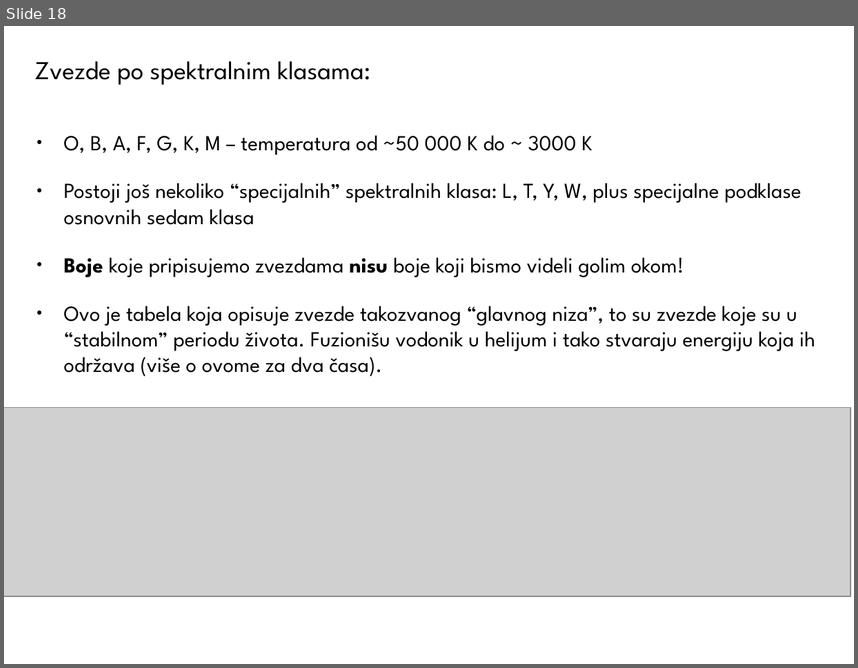
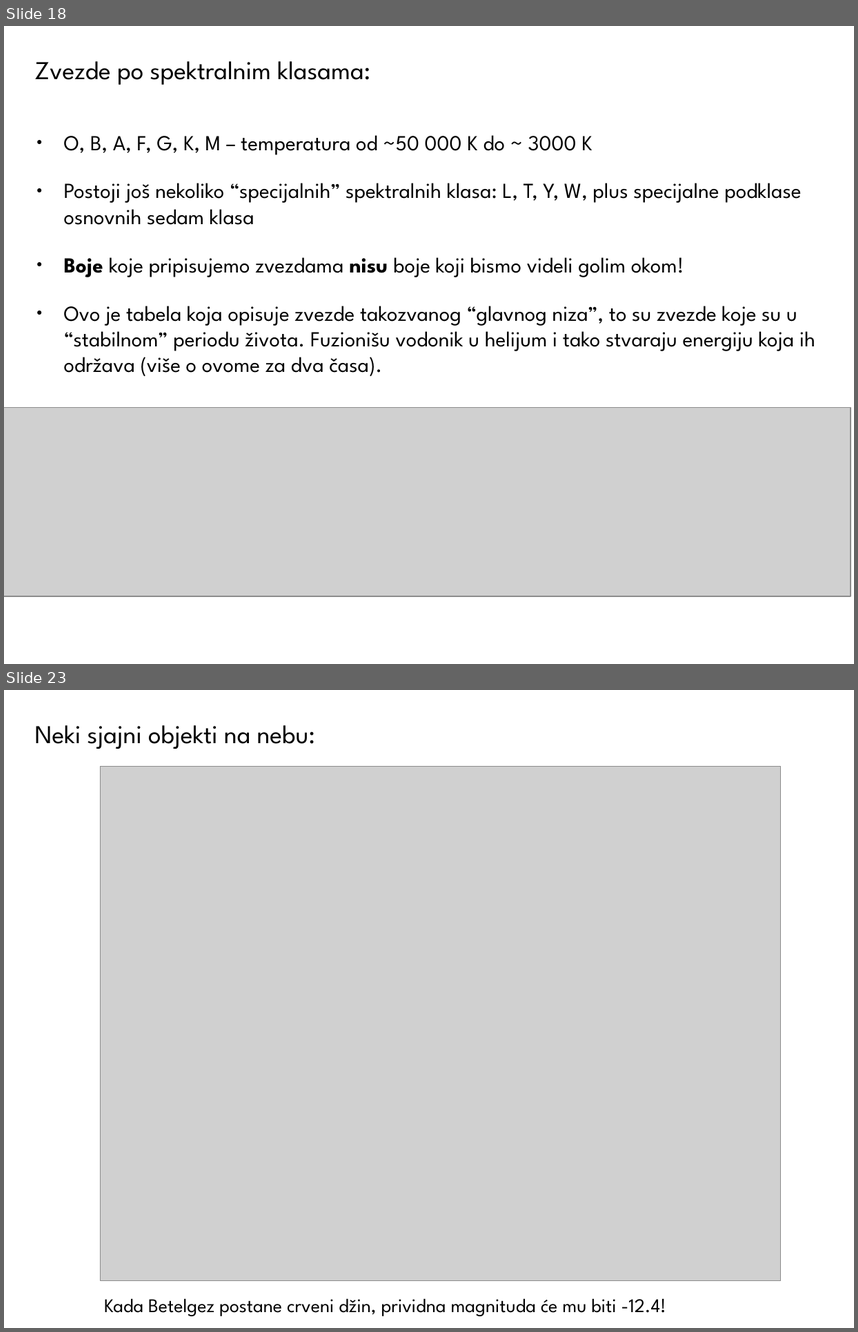
Before and after one commit to ivanzmilic/OPA22, a slide deck: Predavanje_07_Zracenje_Zvezda.odp. Shown one above the other, each under a label of ours: slide 18 before the commit, slides 18 and 23 after it; the slides between them are not shown. The pictures are 858x668 and 858x1332 pixels, drawn with LibreOffice and Linux fonts; fonts in the diff are those of the drawing; grey boxes stand for pictures. Boxes give left, top, right and bottom in pixels: in the first picture for what was removed or moved away, otherwise in the second. Text is boxed around its words. In the diff, an @@ line names an element or a change of style, - is before the commit and + after.

```diff
--- a/Predavanje_07_Zracenje_Zvezda.odp
+++ b/Predavanje_07_Zracenje_Zvezda.odp
@@ slide 23 added at <box>4,690,854,1328</box>, background #FFFFFF @@
@@ title added at <box>35,725,315,749</box>, 24 pt, text #000000 @@
+Neki sjajni objekti na nebu:
@@ picture added at <box>101,767,781,1281</box> @@
@@ text added at <box>104,1298,666,1316</box>, 18 pt, text #000000 @@
+Kada Betelgez postane crveni džin, prividna magnituda će mu biti -12.4!
```
Also in this commit, not shown: 1 slide changed, 10 other slides added.
